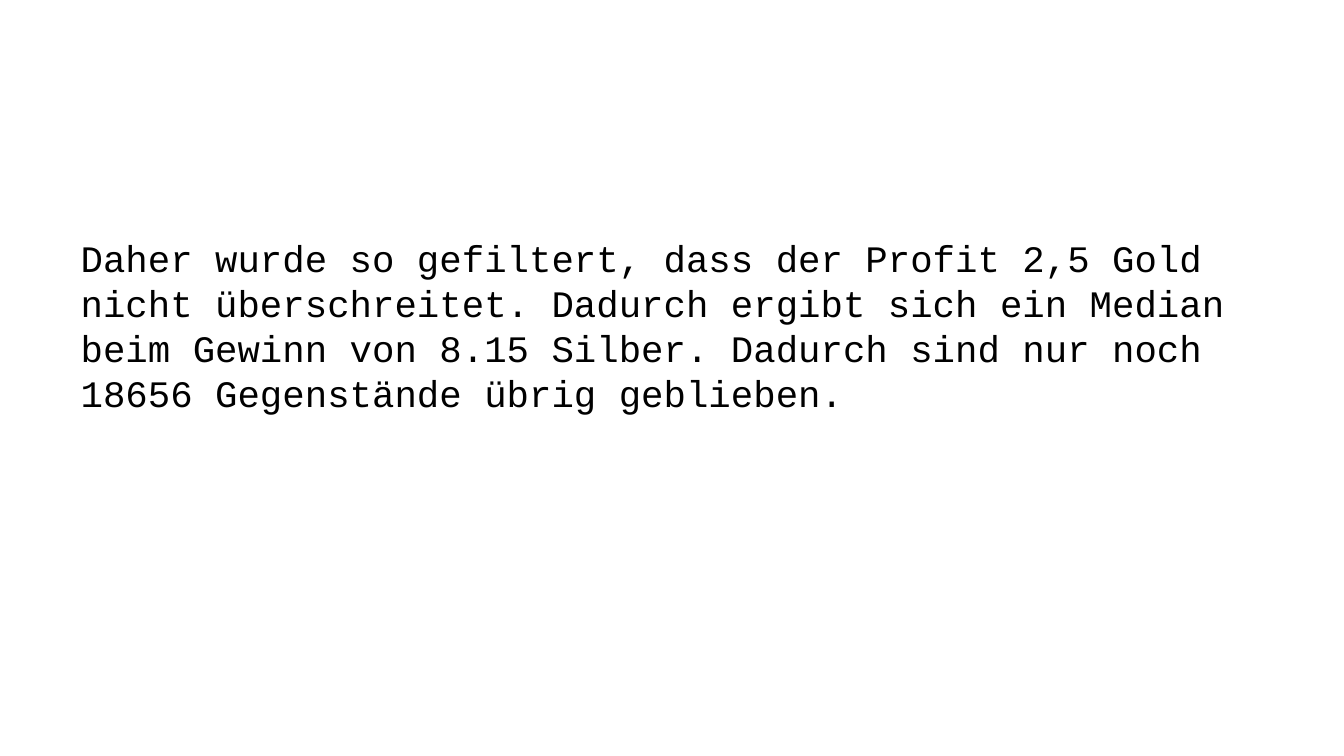
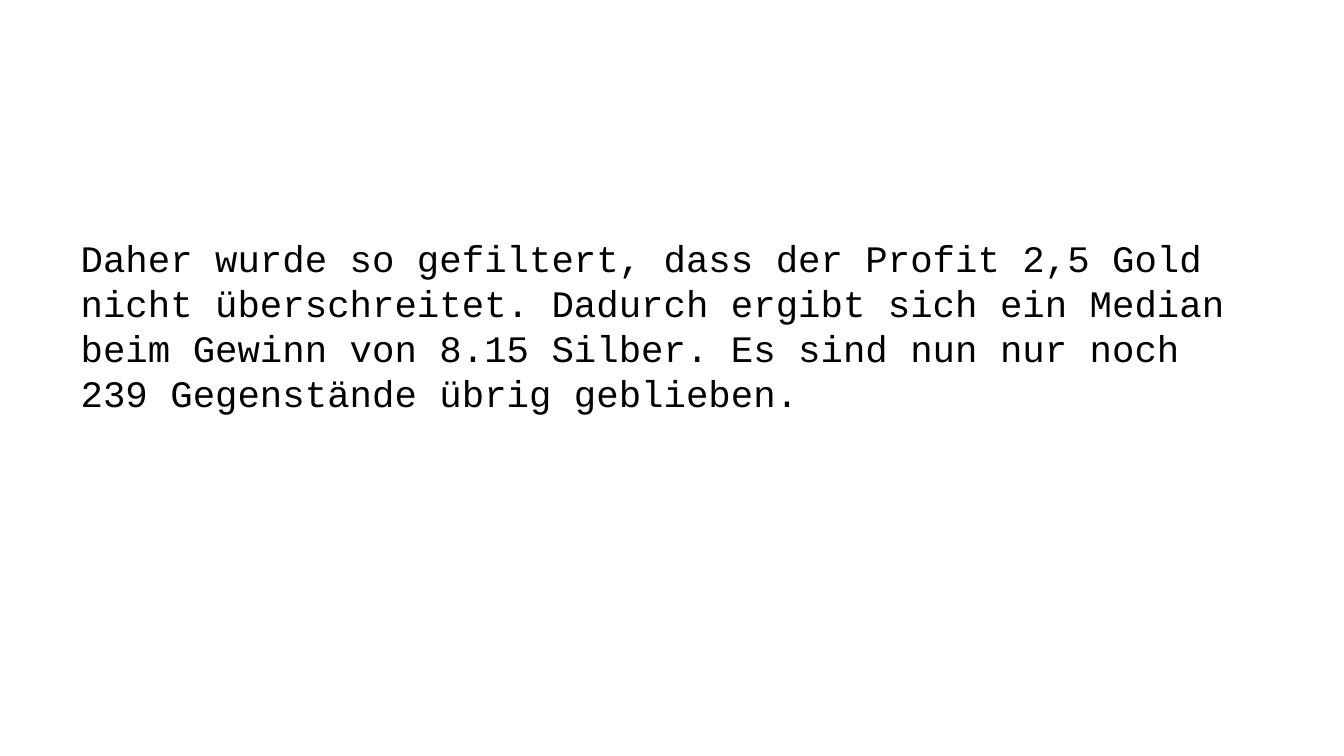
Before and after one commit to lz039/Gw2Trading, a slide deck: slide 12 of reports/presentation.pptx. Drawn at 1344x756 pixels with LibreOffice and Linux fonts; fonts in the diff are those of the drawing. Boxes give left, top, right and bottom in pixels: in the first picture for what was removed or moved away, otherwise in the second. Text is boxed around its words. In the diff, an @@ line names an element or a change of style, - is before the commit and + after.

```diff
--- a/reports/presentation.pptx
+++ b/reports/presentation.pptx
@@ text at [81, 246, 1225, 415]: text changed @@
-Daher wurde so gefiltert, dass der Profit 2,5 Gold nicht überschreitet. Dadurch ergibt sich ein Median beim Gewinn von 8.15 Silber. Dadurch sind nur noch 18656 Gegenstände übrig geblieben.
+Daher wurde so gefiltert, dass der Profit 2,5 Gold nicht überschreitet. Dadurch ergibt sich ein Median beim Gewinn von 8.15 Silber. Es sind nun nur noch 239 Gegenstände übrig geblieben.
```
Also in this commit, not shown: 4 other slides changed, 16 slides added, 2 slides removed, 3 other files.
